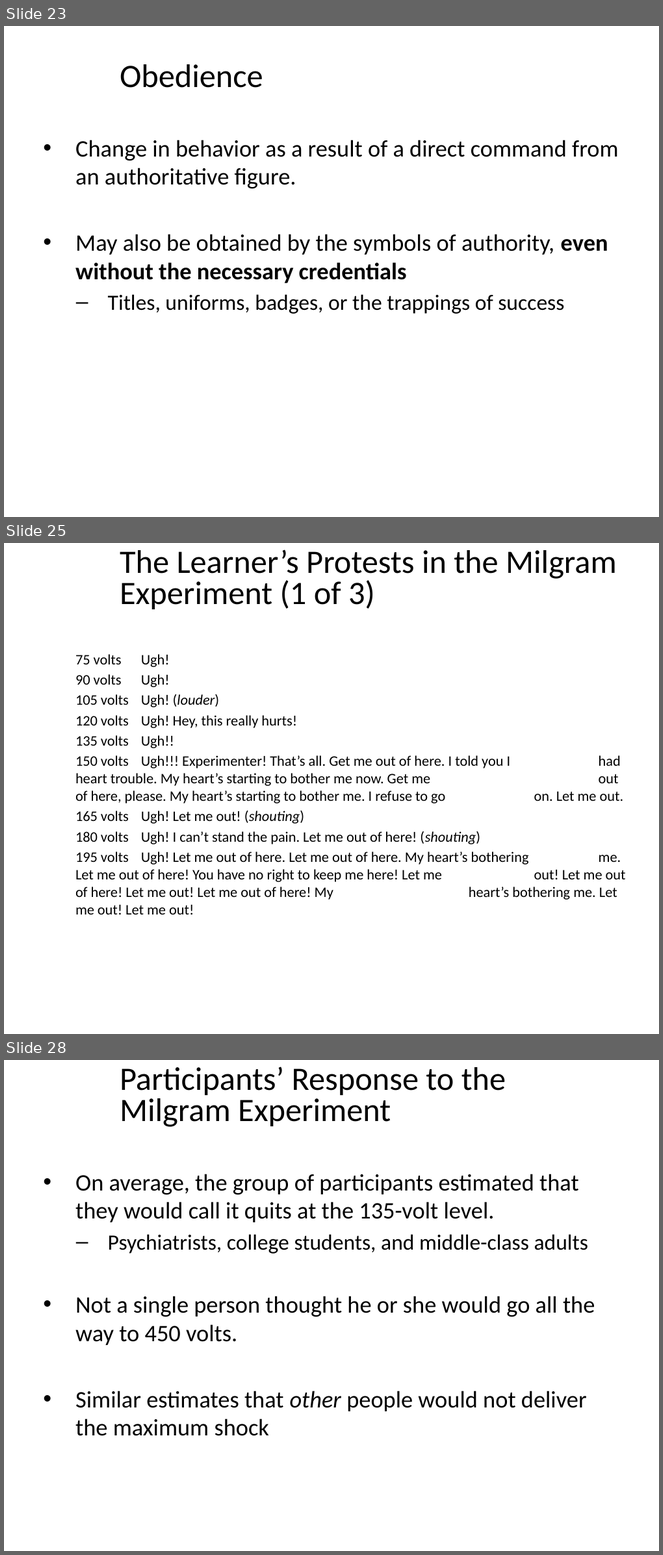
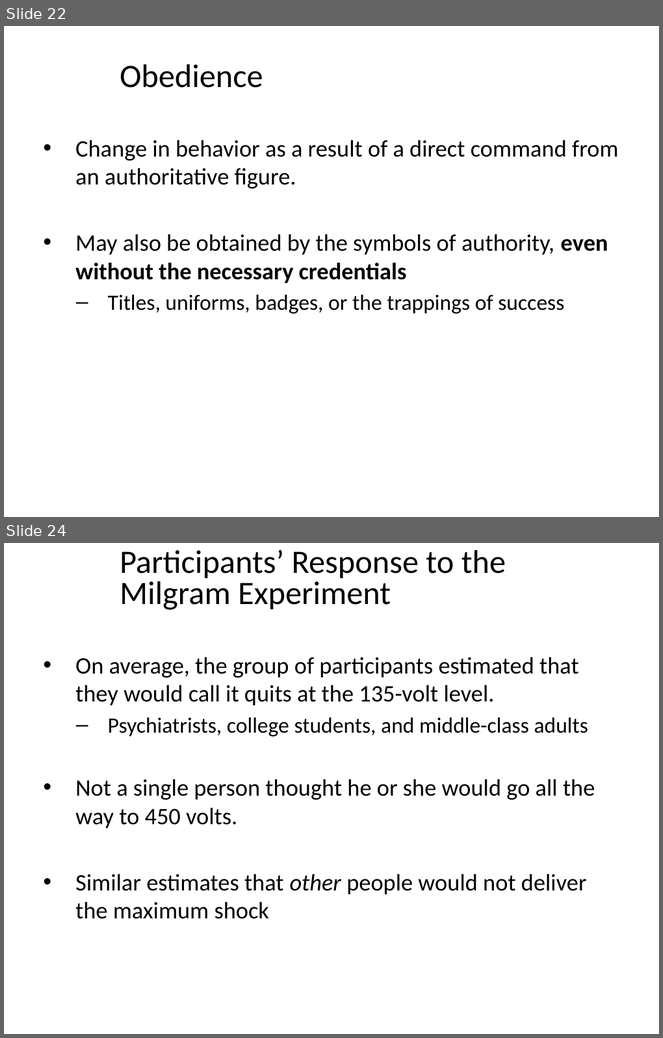
Before and after one commit to npm27/Teaching-Materials, a slide deck: Social Psych/Slides/8 Conformity.pptx. Shown one above the other, each under a label of ours: slides 23, 25 and 28 before the commit, slides 22 and 24 after it; the slides between them are not shown. The pictures are 663x1555 and 663x1038 pixels, drawn with LibreOffice and Linux fonts; fonts in the diff are those of the drawing. Boxes give left, top, right and bottom in pixels: in the first picture for what was removed or moved away, otherwise in the second. Text is boxed around its words. In the diff, an @@ line names an element or a change of style, - is before the commit and + after.

```diff
--- a/Social Psych/Slides/8 Conformity.pptx
+++ b/Social Psych/Slides/8 Conformity.pptx
@@ slide 25 removed at [4, 543, 659, 1034], background #FFFFFF @@
@@ title removed at [120, 549, 617, 609] @@
-The Learner’s Protests in the Milgram Experiment (1 of 3)
@@ text removed at [76, 654, 626, 915] @@
-  75 volts Ugh!
-  90 volts Ugh!
-  105 volts Ugh! (louder)
-  120 volts Ugh! Hey, this really hurts!
-  135 volts Ugh!!
-  150 volts Ugh!!! Experimenter! That’s all. Get me out of here. I told you I had heart trouble. My heart’s starting to bother me now. Get me out of here, please. My heart’s starting to bother me. I refuse to go on. Let me out.
-  165 volts Ugh! Let me out! (shouting)
-  180 volts Ugh! I can’t stand the pain. Let me out of here! (shouting)
-  195 volts Ugh! Let me out of here. Let me out of here. My heart’s bothering me. Let me out of here! You have no right to keep me here! Let me out! Let me out of here! Let me out! Let me out of here! My heart’s bothering me. Let me out! Let me out!
@@ what was slide 23 is now slide 22 @@
@@ what was slide 28 is now slide 24 @@
```
Also in this commit, not shown: 6 slides changed, 1 slide added, 4 other slides removed, 1 other file.
